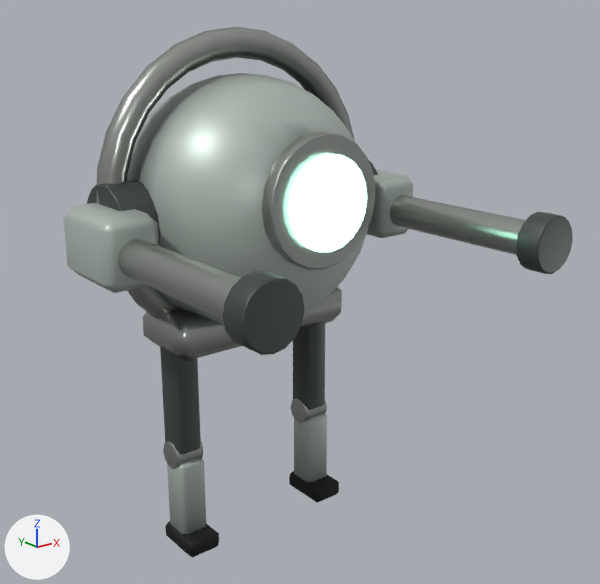
What one commit did to the glTF model github-io/public/models/walker.glb.
Both versions are drawn from a 50 mm lens placed at (-3.67, -5.28, 4.02), pointed at (0.11, -0.55, 2.13). Every picture has the same lights, and +X, +Y and +Z are marked at lower left. The picture after the commit comes second. Where no turn or scale is listed for an object, it has been applied to the vertices. Vertices at exactly the same position are counted once.

Before the edit, the objects in view are built like this:
```python
ob_muzzle_ring = bpy.data.objects.new('Muzzle_ring', me_muzzle_ring)
ob_muzzle_ring.location = (0.0, 0.0, 0.0)
ob_shin_005 = bpy.data.objects.new('Shin.005', me_shin_005)
ob_shin_005.location = (0.65, 0.0, 1.8)
ob_shoulder_socket = bpy.data.objects.new('Shoulder_socket', me_shoulder_socket)
ob_shoulder_socket.location = (0.0, 0.0, 0.0)
ob_smooth_carapace = bpy.data.objects.new('Smooth_carapace', me_smooth_carapace)
ob_smooth_carapace.location = (0.0, 0.0, 0.0)
ob_turret_head_arm = bpy.data.objects.new('Turret_head_arm', me_turret_head_arm)
ob_turret_head_arm.location = (0.0, 0.0, 0.0)
ob_upper_leg_004 = bpy.data.objects.new('Upper_leg.004', me_upper_leg_004)
ob_upper_leg_004.location = (-0.65, 0.0, 1.8)
ob_upper_leg_005 = bpy.data.objects.new('Upper_leg.005', me_upper_leg_005)
ob_upper_leg_005.location = (0.65, 0.0, 1.8)
# also in view: 'Hip_bridge' at (0.0, 0.0, 1.85); 'Shin.004' at (-0.65, -0.03, 0.41); 'Barrel_cannon' at (0.0, -1.05, 2.61); 'Eye_rim.001' at (0.0, -0.92, 2.9); 'Boot.004' at (-0.65, -0.08, 0.08)
```
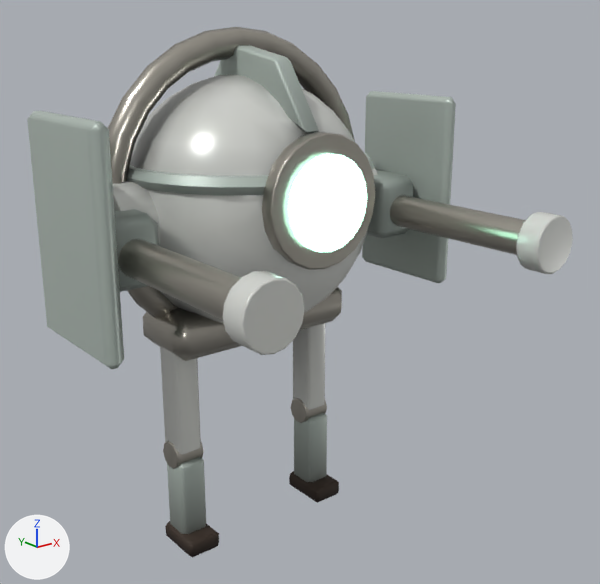
Pixel boxes (x1, y1, x2, y2) of what changed, in the pictures (600 x 584 px; the box of a moved part takes in the faces that stretch with it):
'Turret_head_arm', reshaped (23% wider, 125% taller): before (63, 170, 413, 293); after (27, 91, 456, 369)
'Crest', added: after (215, 45, 319, 134)
'Upper_leg.004', recoloured (lighter): (160, 346, 201, 455) in both
'Brow_band', added: after (127, 153, 375, 195)
'Upper_leg.005', recoloured (lighter): (293, 323, 325, 410) in both
part 1 of me_smooth_carapace, recoloured: (130, 74, 353, 203) in both
part 2 of me_smooth_carapace, recoloured: (130, 74, 367, 324) in both
part 3 of me_shoulder_socket, recoloured: before (103, 160, 378, 241); after (113, 168, 378, 241)
part 4 of me_shoulder_socket, recoloured: before (87, 160, 378, 243); after (113, 168, 378, 243)
part 5 of me_turret_head_arm, added: after (27, 111, 124, 369)
part 6 of me_turret_head_arm, added: after (362, 91, 456, 283)
part 7 of me_turret_head_arm, recoloured: before (63, 170, 413, 293); after (114, 170, 413, 292)
part 8 of me_muzzle_ring, moved or reshaped: (539, 218, 573, 272) in both
part 9 of me_muzzle_ring, recoloured: (223, 212, 569, 355) in both

Edits to the bpy script that builds the scene:
```text
Add mat_armorwardens:
    mat_armorwardens = bpy.data.materials.new('ArmorWardens')
    # nodes: BsdfPrincipled, Mix, OutputMaterial, VertexColor
    # colours: white #eef0ec, mixed with the vertex colours
Change me_upper_leg_004:
    where me_upper_leg_004.from_pydata(...)  # 24 vertices, 44 faces; spans x -0.11..0.11, y -0.125..0.125, z -0.972..0.0
    remove me_upper_leg_004.materials.append(mat_armor)
    add me_upper_leg_004.materials.append(mat_armorwardens)
Change me_upper_leg_005:
    where me_upper_leg_005.from_pydata(...)  # 24 vertices, 44 faces; spans x -0.11..0.11, y -0.125..0.125, z -0.972..0.0
    remove me_upper_leg_005.materials.append(mat_armor)
    add me_upper_leg_005.materials.append(mat_armorwardens)
Change me_smooth_carapace:
    where me_smooth_carapace.from_pydata(...)  # 362 vertices, 720 faces; spans x -0.98..0.98, y -0.98..0.98, z 1.77..3.73
    used by ob_smooth_carapace; location = (0.0, 0.0, 0.0)
    me_smooth_carapace part 1: 187 kept faces spanning x -0.96..0.96, y -0.96..0.96, z 2.94..3.73 get new vertex colours
    me_smooth_carapace part 2: 720 faces spanning x -0.98..0.98, y -0.98..0.98, z 1.77..3.73 switch from mat_team to mat_armorwardens
Change me_shoulder_socket:
    where me_shoulder_socket.from_pydata(...)  # 160 vertices, 312 faces; spans x -1.19..1.19, y -0.3..0.3, z 2.43..3.03
    used by ob_shoulder_socket; location = (0.0, 0.0, 0.0)
    me_shoulder_socket part 3: 109 kept faces spanning x -1.18..1.18, y -0.3..0.3, z 2.46..3.03 get new vertex colours; the middle colour goes from white #e7e7e5 to light grey #d9d9d8
    me_shoulder_socket part 4: 303 faces spanning x -1.19..1.19, y -0.3..0.3, z 2.43..3.03 switch from mat_armor to mat_armorwardens
Change me_turret_head_arm:
    used by ob_turret_head_arm; location = (0.0, 0.0, 0.0)
    remove me_turret_head_arm.from_pydata(...)  # 48 vertices, 88 faces; spans x -1.44..1.44, y -0.5..0.2, z 2.38..2.88
    add me_turret_head_arm.from_pydata(...)  # 96 vertices, 176 faces; spans x -1.59..1.59, y -0.75..0.25, z 1.98..3.53
    me_turret_head_arm part 5: a new loose piece of 24 vertices spanning x -1.59..-1.45, y -0.75..0.25, z 1.98..3.53, in mat_team
    me_turret_head_arm part 6: a new loose piece of 24 vertices spanning x 1.45..1.59, y -0.75..0.25, z 1.98..3.53, in mat_team
    me_turret_head_arm part 7: 70 kept faces spanning x -1.44..1.44, y -0.5..0.2, z 2.38..2.88 get new vertex colours
Change me_muzzle_ring:
    where me_muzzle_ring.from_pydata(...)  # 128 vertices, 248 faces; spans x -1.43..1.43, y -2.0..-1.81, z 2.4..2.82
    used by ob_muzzle_ring; location = (0.0, 0.0, 0.0)
    me_muzzle_ring part 8
    28 faces are deleted
    28 new faces join them
    me_muzzle_ring part 9: 220 faces spanning x -1.43..1.43, y -2.0..-1.81, z 2.4..2.82 switch from mat_armor to mat_armorwardens
Add me_brow_band:
    me_brow_band.from_pydata(...)  # a torus around z (ring radius 0.93, tube radius 0.07) spanning x -1.0..1.0, y -1.0..1.0, z 2.99..3.11
    me_brow_band.materials.append(mat_team)
Add me_crest:
    me_crest.from_pydata(...)  # 30 vertices, 56 faces; spans x -0.08..0.08, y -0.83..0.68, z 3.21..3.95
    me_crest.materials.append(mat_team)
Add ob_brow_band:
    ob_brow_band = bpy.data.objects.new('Brow_band', me_brow_band)
    ob_brow_band.location = (0.0, 0.0, 0.0)
Add ob_crest:
    ob_crest = bpy.data.objects.new('Crest', me_crest)
    ob_crest.location = (0.0, 0.0, 0.0)
```
